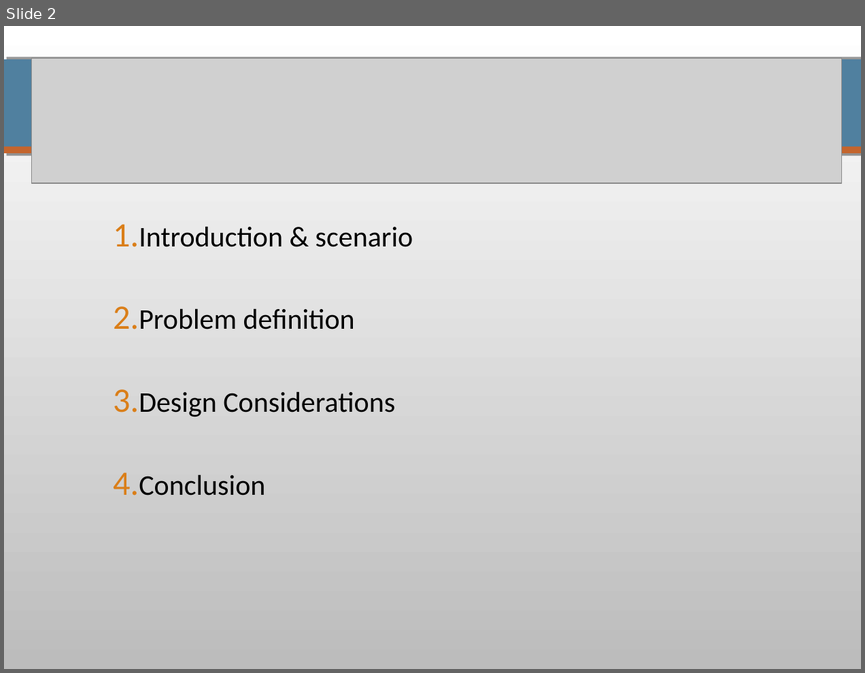
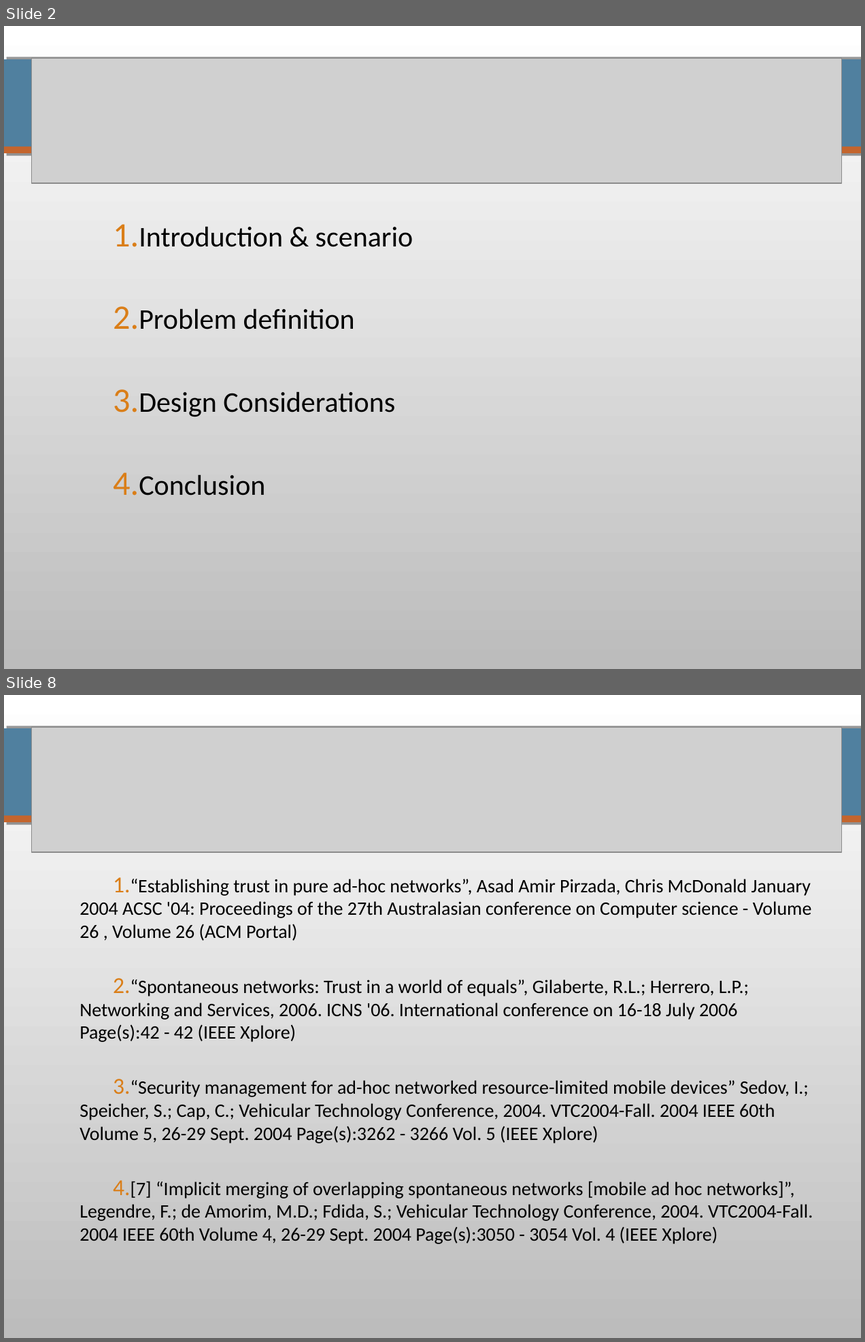
Before and after one commit to pierrealauzet/skemasnet, a slide deck: CS642_HGP_Proposal.ppt. Shown one above the other, each under a label of ours: slide 2 before the commit, slides 2 and 8 after it; the slides between them are not shown. The pictures are 865x673 and 865x1342 pixels, drawn with LibreOffice and Linux fonts; fonts in the diff are those of the drawing; grey boxes stand for pictures. Boxes give left, top, right and bottom in pixels: in the first picture for what was removed or moved away, otherwise in the second. Text is boxed around its words. In the diff, an @@ line names an element or a change of style, - is before the commit and + after.

```diff
--- a/CS642_HGP_Proposal.ppt
+++ b/CS642_HGP_Proposal.ppt
@@ slide 8 added at box(4, 695, 861, 1338), background gradient #BCBCBC to #FFFFFF; not listed: 2 template elements that a slide beside it also shows @@
@@ picture added at box(31, 727, 841, 852) @@
@@ text added at box(79, 879, 813, 1244), 16 pt, text #000000 @@
+1. “Establishing trust in pure ad-hoc networks”, Asad Amir Pirzada, Chris McDonald January 2004 ACSC '04: Proceedings of the 27th Australasian conference on Computer science - Volume 26 , Volume 26 (ACM Portal)
+2. “Spontaneous networks: Trust in a world of equals”, Gilaberte, R.L.; Herrero, L.P.; Networking and Services, 2006. ICNS '06. International conference on 16-18 July 2006 Page(s):42 - 42 (IEEE Xplore)
+3. “Security management for ad-hoc networked resource-limited mobile devices” Sedov, I.; Speicher, S.; Cap, C.; Vehicular Technology Conference, 2004. VTC2004-Fall. 2004 IEEE 60th Volume 5, 26-29 Sept. 2004 Page(s):3262 - 3266 Vol. 5 (IEEE Xplore)
+4. [7] “Implicit merging of overlapping spontaneous networks [mobile ad hoc networks]”, Legendre, F.; de Amorim, M.D.; Fdida, S.; Vehicular Technology Conference, 2004. VTC2004-Fall. 2004 IEEE 60th Volume 4, 26-29 Sept. 2004 Page(s):3050 - 3054 Vol. 4 (IEEE Xplore)
```
Also in this commit, not shown: 5 slides changed, 1 other slide added, 3 slides removed.
